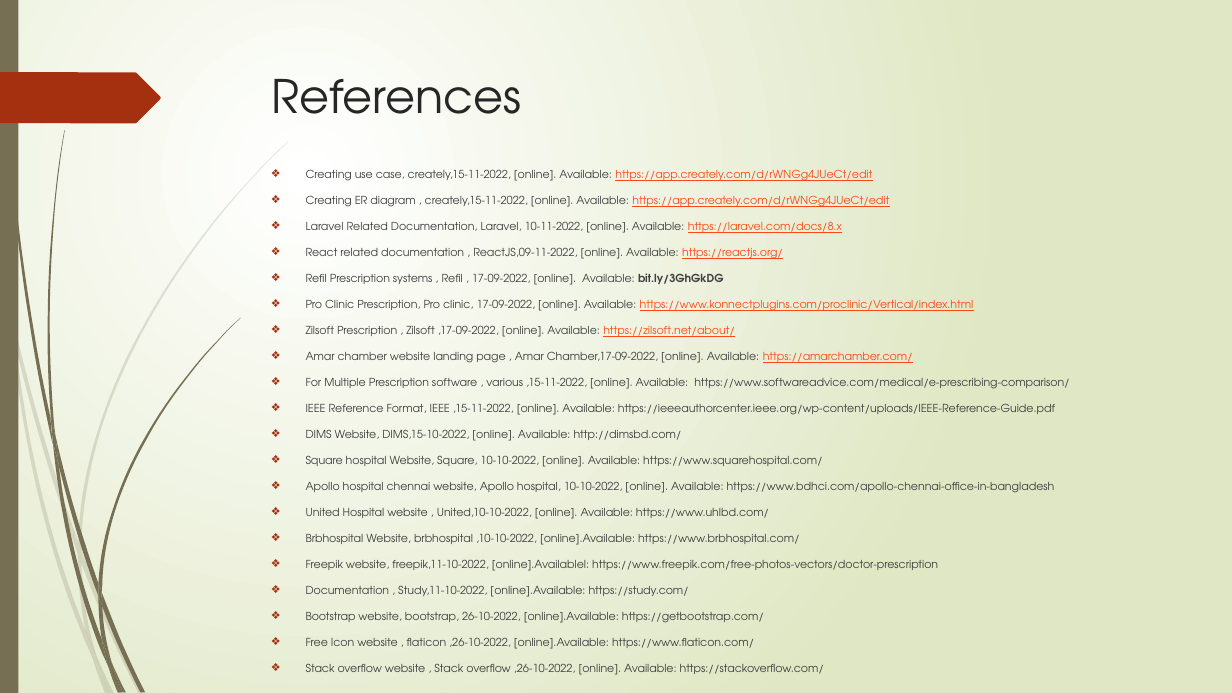
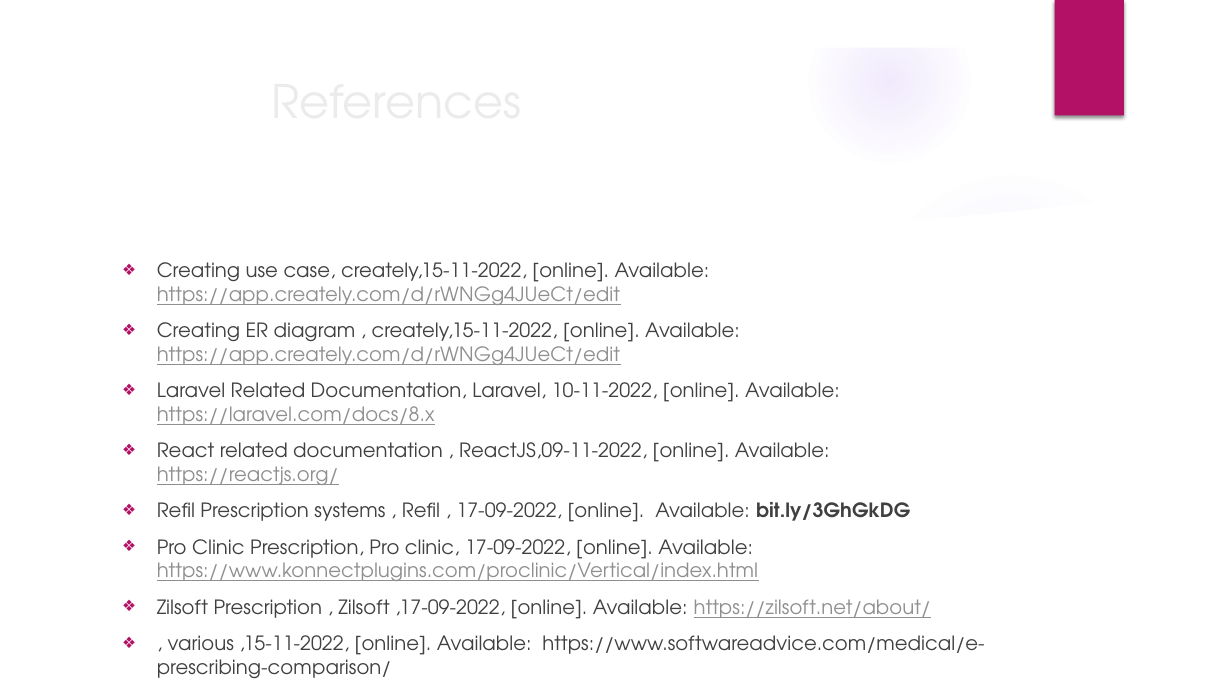
Before and after one commit to dipu157/pres_reactlara, a slide deck: slide 30 of Documentation/CSE202103099_(Mineuddin Ahmed Dipu).pptx. Drawn at 1232x693 pixels with LibreOffice and Linux fonts; fonts in the diff are those of the drawing; background and template pictures are left out. Boxes give left, top, right and bottom in pixels: in the first picture for what was removed or moved away, otherwise in the second. Text is boxed around its words. In the diff, an @@ line names an element or a change of style, - is before the commit and + after.

Commit message:
documentation almost done

```diff
--- a/Documentation/CSE202103099_(Mineuddin Ahmed Dipu).pptx
+++ b/Documentation/CSE202103099_(Mineuddin Ahmed Dipu).pptx
@@ background gradient #FFFFFF to #DFE8C4 to picture (left out) @@
@@ rectangle removed at bbox=[0, 0, 18, 693] @@
@@ group added at bbox=[0, 0, 1232, 693]: 5 ellipses, 3 freeform shapes @@
@@ rectangle added at bbox=[1055, 0, 1124, 116], fill #B31166 @@
@@ freeform shape removed at bbox=[0, 72, 161, 123] @@
@@ title "References" at bbox=[262, 63, 1164, 137]: text colour #262626 to #EBEBEB; vertical alignment top to middle @@
@@ text "Creating use case, creately,15-11-2022, [online]. ...": place and size @@
-text "Creating use case, creately,15-11-2022, [online]. ..." at bbox=[306, 169, 1070, 649]
+text "Creating use case, creately,15-11-2022, [online]. ..." at bbox=[157, 262, 984, 678]
@@ text at bbox=[157, 262, 931, 619]: size 8.6 to 15.3 pt in "Creating use case, creately,15-11-2022, [online]. Available: ...", "Creating ER diagram , creately,15-11-2022, [online]. Availab ...", "Laravel Related Documentation, Laravel, 10-11-2022, [online] ...", "React related documentation , ReactJS,09-11-2022, [online].  ..." and 4 more places; text colour #FB4A18 to #8F8F8F in "https://app.creately.com/d/rWNGg4JUeCt/edit", "https://app.creately.com/d/rWNGg4JUeCt/edit", "https://laravel.com/docs/8.x", "https://reactjs.org/" and 2 more places; bullet colour #A53010 to #B31166 @@
@@ text at bbox=[306, 429, 1055, 649]: paragraphs removed @@
-❖ DIMS Website, DIMS,15-10-2022, [online]. Available: http://dimsbd.com/
-❖ Square hospital Website, Square, 10-10-2022, [online]. Available: https://www.squarehospital.com/
-❖ Apollo hospital chennai website, Apollo hospital, 10-10-2022, [online]. Available: https://www.bdhci.com/apollo-chennai-office-in-bangladesh
-❖ United Hospital website , United,10-10-2022, [online]. Available: https://www.uhlbd.com/
-❖ Brbhospital Website, brbhospital ,10-10-2022, [online].Available: https://www.brbhospital.com/
-❖ Freepik website, freepik,11-10-2022, [online].Availablel: https://www.freepik.com/free-photos-vectors/doctor-prescription
-❖ Documentation , Study,11-10-2022, [online].Available: https://study.com/
-❖ Bootstrap website, bootstrap, 26-10-2022, [online].Available: https://getbootstrap.com/
-❖ Free Icon website , flaticon ,26-10-2022, [online].Available: https://www.flaticon.com/
-❖ Stack overflow website , Stack overflow ,26-10-2022, [online]. Available: https://stackoverflow.com/
@@ group removed at bbox=[0, 141, 288, 693]: 10 freeform shapes @@
@@ group removed at bbox=[3, 0, 240, 693]: 12 freeform shapes @@
@@ text at bbox=[157, 635, 984, 678]: text changed; size 8.6 to 15.3 pt @@
-❖ Amar chamber website landing page , Amar Chamber,17-09-2022, [online]. Available: https://amarchamber.com/
-❖ For Multiple Prescription software , various ,15-11-2022, [online]. Available: https://www.softwareadvice.com/medical/e-prescribing-comparison/
+❖ , various ,15-11-2022, [online]. Available: https://www.softwareadvice.com/medical/e-prescribing-comparison/
```
Also in this commit, not shown: 26 other slides changed, 4 slides added, 3 slides removed, 2 other files.
